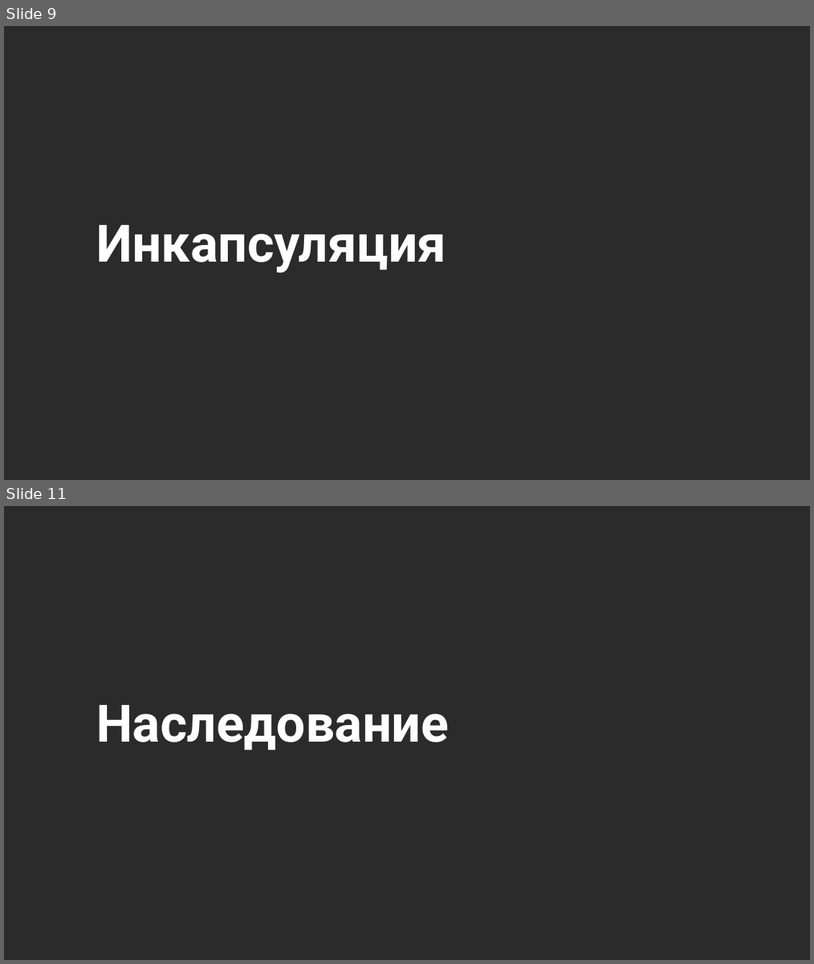
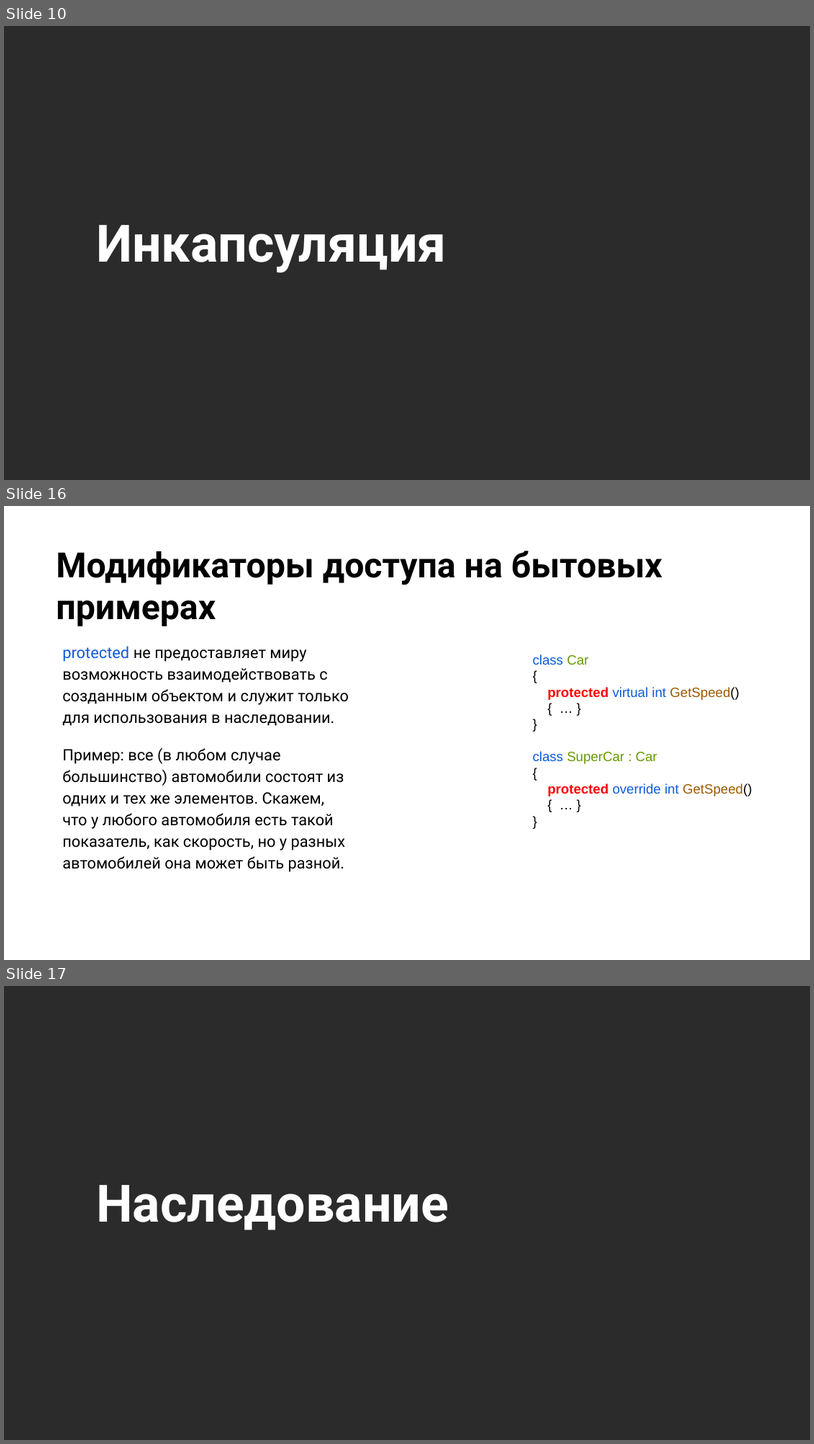
Before and after one commit to NilovPavel/OOP, a slide deck: ООП.pptx. Shown one above the other, each under a label of ours: slides 9 and 11 before the commit, slides 10, 16 and 17 after it; the slides between them are not shown. The pictures are 814x964 and 814x1444 pixels, drawn with LibreOffice and Linux fonts; fonts in the diff are those of the drawing; background and template pictures are left out; a plain dark background stands for a picture behind light text. Boxes give left, top, right and bottom in pixels: in the first picture for what was removed or moved away, otherwise in the second. Text is boxed around its words. In the diff, an @@ line names an element or a change of style, - is before the commit and + after.

Commit message:
Добавлено описание модификаторов доступа.

```diff
--- a/ООП.pptx
+++ b/ООП.pptx
@@ slide 16 added at <box>4,506,810,960</box>, background picture (left out) @@
@@ title added at <box>56,551,663,626</box>, 31 pt, text #000000, bold @@
+Модификаторы доступа на бытовых примерах
@@ text added at <box>62,646,349,872</box>, 14 pt, text #000000 @@
+protected не предоставляет миру возможность взаимодействовать с созданным объектом и служит только для использования в наследовании.
+Пример: все (в любом случае большинство) автомобили состоят из одних и тех же элементов. Скажем, что у любого автомобиля есть такой показатель, как скорость, но у разных автомобилей она может быть разной.
@@ text added at <box>533,654,752,796</box>, 12 pt, text #0D5BDC @@
+class Car
+{
+protected virtual int GetSpeed()
+{ … }
+}
+class SuperCar : Car
+{
+protected override int GetSpeed()
+{ … }
+}
@@ what was slide 9 is now slide 10 @@
@@ what was slide 11 is now slide 17 @@
```
Also in this commit, not shown: 1 slide changed, 6 other slides added, 1 slide removed, 5 other files.
